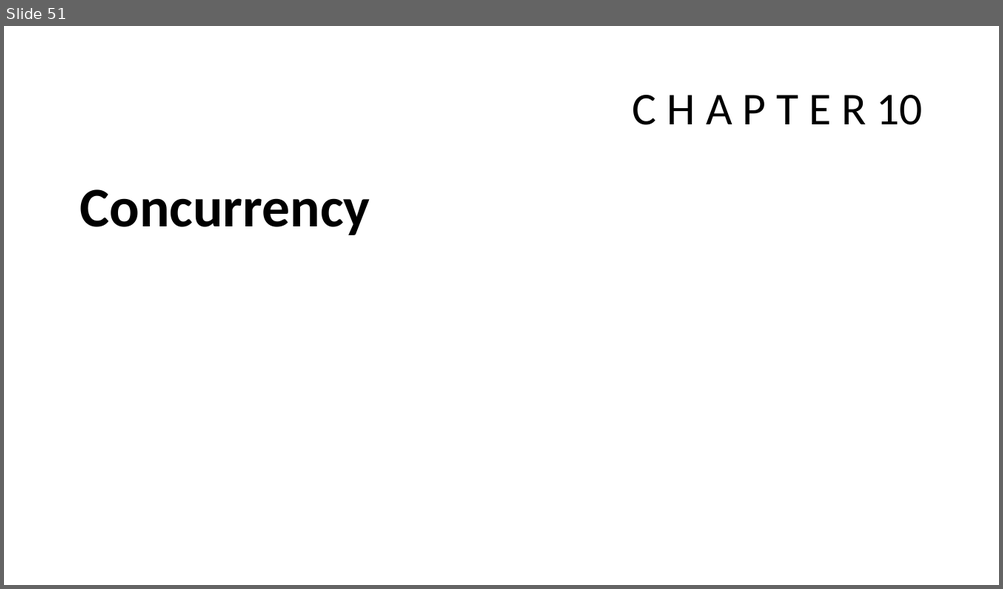
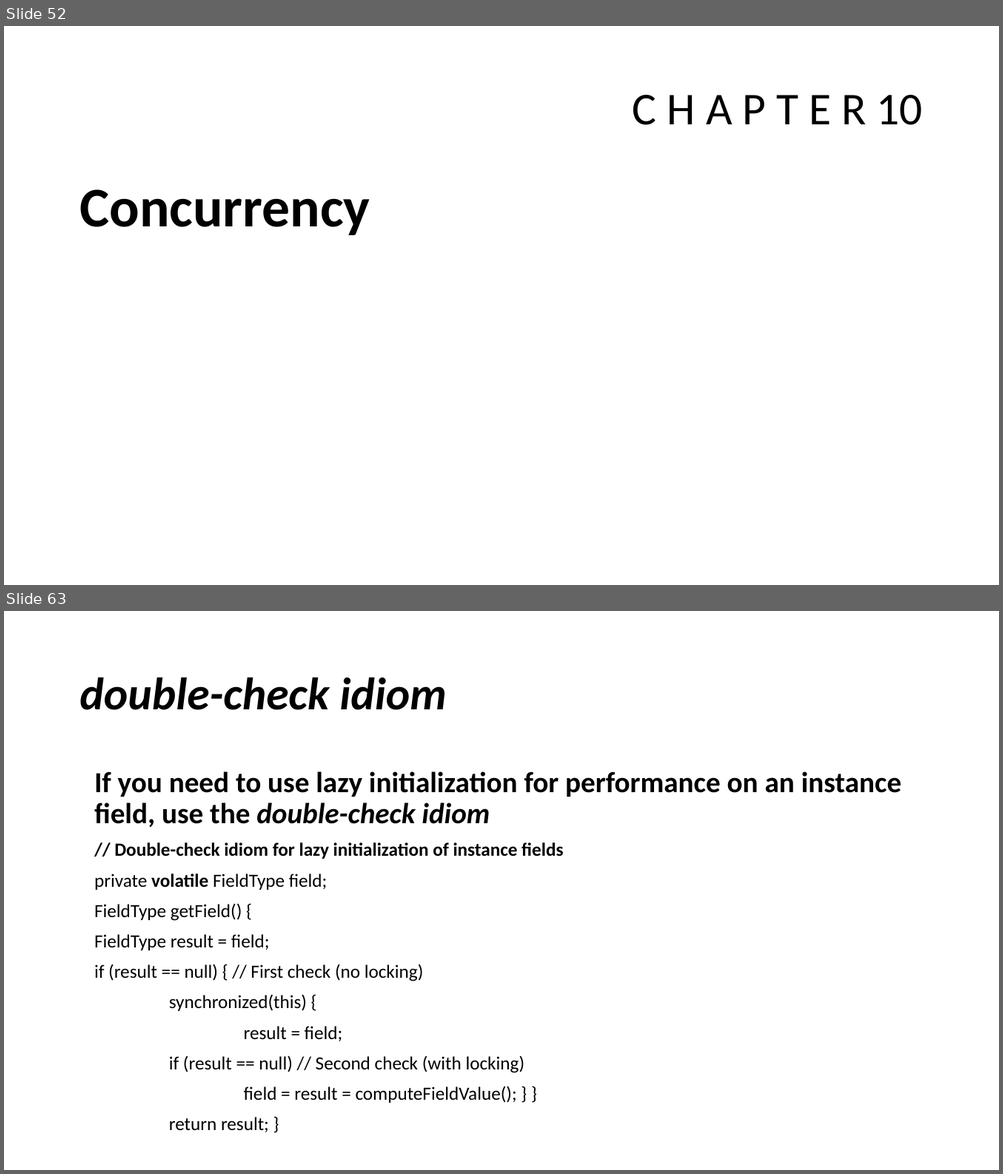
Before and after one commit to javamaster-llc/effective-java-examples-master, a slide deck: Study of Effective Java™.pptx. Shown one above the other, each under a label of ours: slide 51 before the commit, slides 52 and 63 after it; the slides between them are not shown. The pictures are 1003x589 and 1003x1174 pixels, drawn with LibreOffice and Linux fonts; fonts in the diff are those of the drawing. Boxes give left, top, right and bottom in pixels: in the first picture for what was removed or moved away, otherwise in the second. Text is boxed around its words. In the diff, an @@ line names an element or a change of style, - is before the commit and + after.

```diff
--- a/Study of Effective Java™.pptx
+++ b/Study of Effective Java™.pptx
@@ slide 63 added at <box>4,611,999,1170</box>, background #FFFFFF @@
@@ title added at <box>79,677,447,710</box>, 44 pt, text #000000, bold, italic @@
+double-check idiom
@@ text added at <box>94,772,901,1133</box>, 18 pt, text #000000 @@
+If you need to use lazy initialization for performance on an instance field, use the double-check idiom
+// Double-check idiom for lazy initialization of instance fields
+private volatile FieldType field;
+FieldType getField() {
+FieldType result = field;
+if (result == null) { // First check (no locking)
+synchronized(this) {
+result = field;
+if (result == null) // Second check (with locking)
+field = result = computeFieldValue(); } }
+return result; }
@@ what was slide 51 is now slide 52 @@
```
Also in this commit, not shown: 2 slides changed, 19 other slides added.
